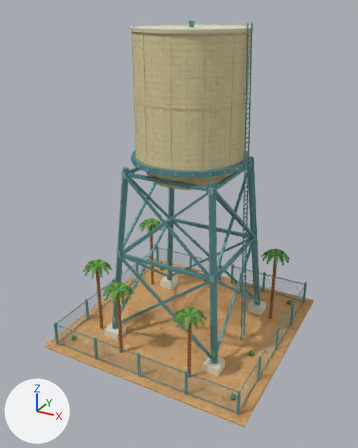
An edit to the glTF model game/assets/desert-dreams-3d/235-blender.glb, drawn before and after from the same camera.
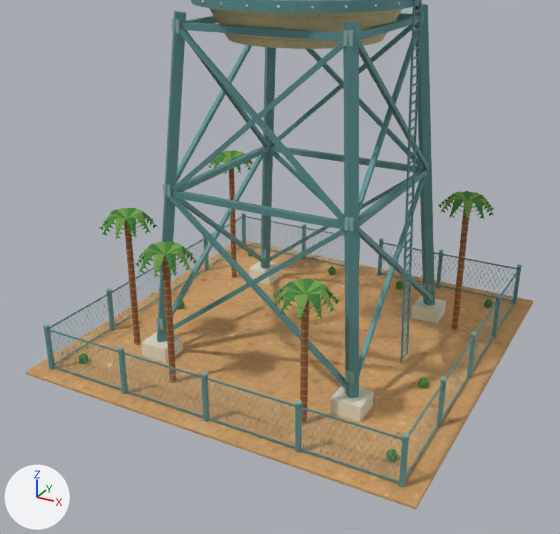
There are two pictures of each version: one whole from a camera (50 mm lens) standing at (30.3, -58.3, 45.8) and looking at (-0.4, -2.4, 17.8), one close up from a camera (50 mm lens) standing at (26.2, -51.3, 31.5) and looking at (1.2, -6.0, 8.8). Every picture has the same lights, and +X, +Y and +Z are marked at lower left. The older version's two pictures come first. Objects named as collision shapes, trigger or cutter boxes, shadow casters or lower levels of detail are left out. Vertices at exactly the same position are counted once.

Names of what the first close-up shows: 'sandstone-water-tank-teal-cross-braced-tower cream.001 • stucco', 'sandstone-water-tank-teal-cross-braced-tower fence', 'sandstone-water-tank-teal-cross-braced-tower foliage.001', 'sandstone-water-tank-teal-cross-braced-tower leaflight.001', 'sandstone-water-tank-teal-cross-braced-tower sand • desert-sand', 'sandstone-water-tank-teal-cross-braced-tower tank_stone • limestone', 'sandstone-water-tank-teal-cross-braced-tower tower_patina', 'sandstone-water-tank-teal-cross-braced-tower tower_steel', 'sandstone-water-tank-teal-cross-braced-tower wood', 'sandstone-water-tank-teal-cross-braced-tower wood_light'.
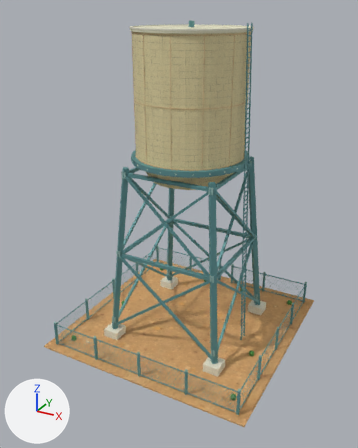
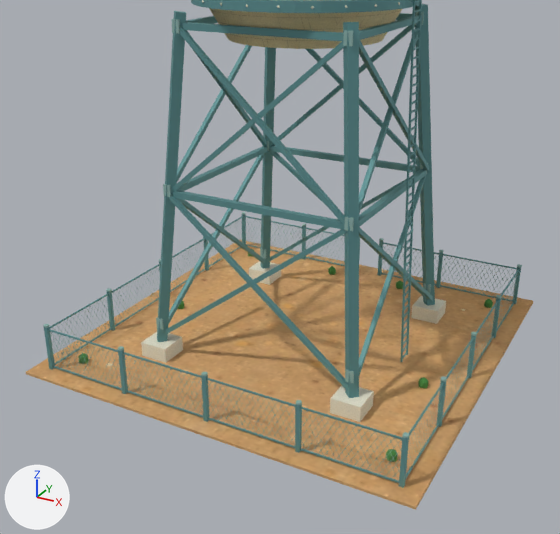
Pixel boxes (x1, y1, x2, y2) of what changed, in the close-ups (560 x 534 px):
'sandstone-water-tank-teal-cross-braced-tower wood', deleted: before (124, 159, 469, 423)
'sandstone-water-tank-teal-cross-braced-tower foliage.001', reshaped (32% shorter): before (78, 150, 494, 462); after (78, 249, 493, 462)
'sandstone-water-tank-teal-cross-braced-tower leaflight.001', reshaped (34% shorter): before (85, 150, 494, 462); after (85, 256, 492, 462)
'sandstone-water-tank-teal-cross-braced-tower wood_light', deleted: before (124, 172, 469, 424)
part 1 of me_palm_leaflets_002, deleted: before (99, 150, 494, 319)
part 2 of me_faceted_palm_crown, deleted: before (101, 150, 494, 321)

The change, as a diff of the scene's bpy script:
```diff
--- a/game/assets/desert-dreams-3d/235-blender.glb.py
+++ b/game/assets/desert-dreams-3d/235-blender.glb.py
@@ me_palm_leaflets_002 @@
 # used by ob_sandstone_water_tank_teal_cross_braced_tower_foliage_001; location = (0.0, 0.0, 0.0)
-me_palm_leaflets_002.from_pydata(...)  # 697 vertices, 620 faces; spans x -13.5..13.2, y -13.6..12.9, z 0.0..12.6
+me_palm_leaflets_002.from_pydata(...)  # 192 vertices, 320 faces; spans x -13.2..13.2, y -12.8..12.9, z 0.0..1.0
+# me_palm_leaflets_002 part 1: 105 loose pieces with 505 vertices, spanning x -13.5..13.2, y -13.6..9.3, z 9.2..12.6, are deleted
 me_palm_leaflets_002.materials.append(mat_foliage_001)
@@ me_faceted_palm_crown @@
 # used by ob_sandstone_water_tank_teal_cross_braced_tower_leaflight_001; location = (0.0, 0.0, 0.0)
-me_faceted_palm_crown.from_pydata(...)  # 601 vertices, 460 faces; spans x -13.1..13.2, y -13.6..12.7, z 0.0..12.6
+me_faceted_palm_crown.from_pydata(...)  # 96 vertices, 160 faces; spans x -12.9..13.2, y -12.6..12.7, z 0.0..0.6
+# me_faceted_palm_crown part 2: 105 loose pieces with 505 vertices, spanning x -13.1..13.2, y -13.6..9.3, z 9.2..12.6, are deleted
 me_faceted_palm_crown.materials.append(mat_leaflight_001)
@@ ob_sandstone_water_tank_teal_cross_braced_tower_wood @@
-ob_sandstone_water_tank_teal_cross_braced_tower_wood = bpy.data.objects.new('sandstone-water-tank-teal-cross-braced-tower wood', me_cylinder_022)
-ob_sandstone_water_tank_teal_cross_braced_tower_wood.location = (0.0, 0.0, 0.0)
@@ ob_sandstone_water_tank_teal_cross_braced_tower_wood_light @@
-ob_sandstone_water_tank_teal_cross_braced_tower_wood_light = bpy.data.objects.new('sandstone-water-tank-teal-cross-braced-tower wood_light', me_cylinder_023)
-ob_sandstone_water_tank_teal_cross_braced_tower_wood_light.location = (0.0, 0.0, 0.0)
```
